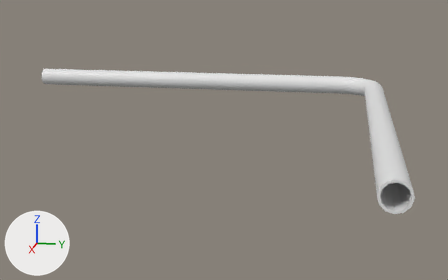
What one commit did to the FBX model Assets/Models/Pipes/3 inch 90 deg pipe.fbx.
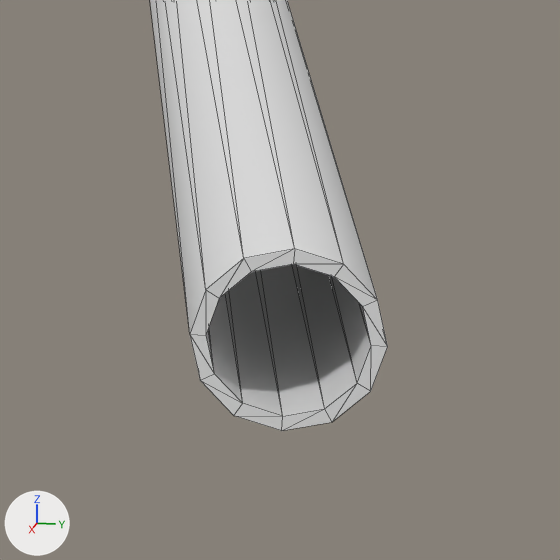
Each version appears first whole from a camera (50 mm lens) standing at (2.75, -0.07, 0.42) and looking at (0.68, -0.49, -0.1), and next in a close-up on the part from 76% to 100% of the width and 47% to 85% of the height. Lighting does not change. The marker at lower left points along +X, +Y and +Z. The close-ups show mesh edges as thin lines. Where no turn or scale is listed for an object, it has been applied to the vertices.

The older version as bpy lines, for what is in view:
```python
me_mesh = bpy.data.meshes.new('Mesh')
me_mesh.from_pydata(...)  # 144 vertices, 284 faces; spans x -0.08..1.48, y -1.52..0.08, z -0.04..0.04
ob_3_90 = bpy.data.objects.new('3 90', me_mesh)
ob_3_90.location = (0.0, 0.0, 0.0)
```
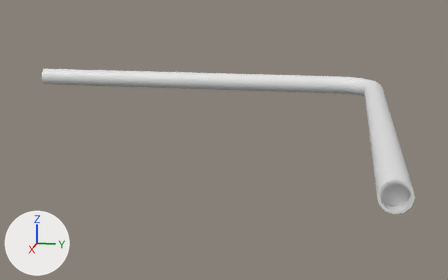
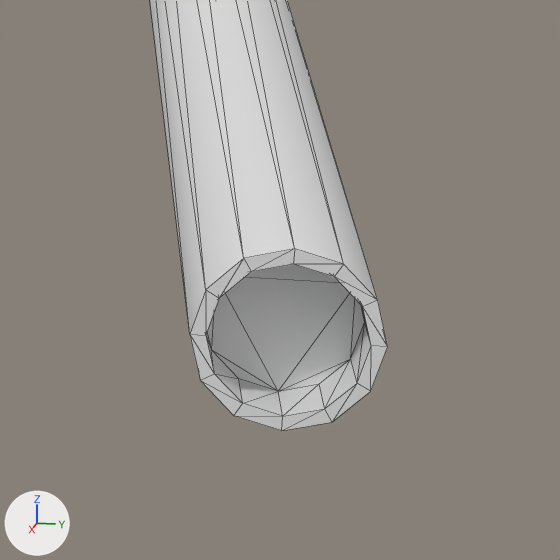
Location of each change, [x1, y1, x2, y2] in pixels of the close-ups (560 x 560 px; the box of a moved part takes in the faces that stretch with it):
part 1 of me_mesh, moved or reshaped: [206, 264, 371, 416] in both

What changed in the scene script:
```text
Change me_mesh:
    where me_mesh.from_pydata(...)  # 144 vertices, 284 faces; spans x -0.08..1.48, y -1.52..0.08, z -0.04..0.04
    used by ob_3_90; location = (0.0, 0.0, 0.0)
    me_mesh part 1: all 12 vertices in x 0.19, y 0.01..0.07, z -0.03..0.03 are moved by (1.26, 0.0, 0.0)
```
